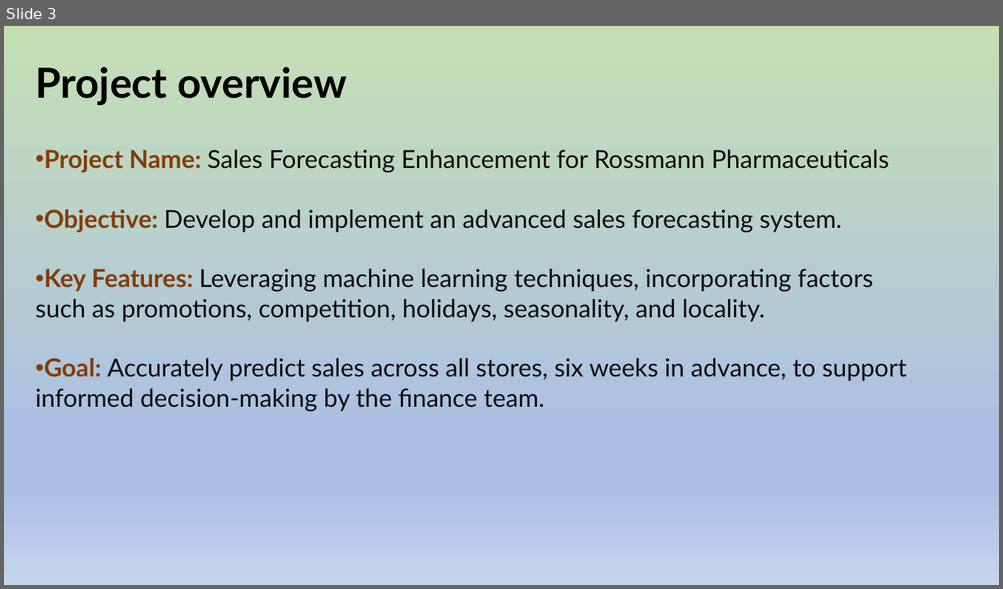
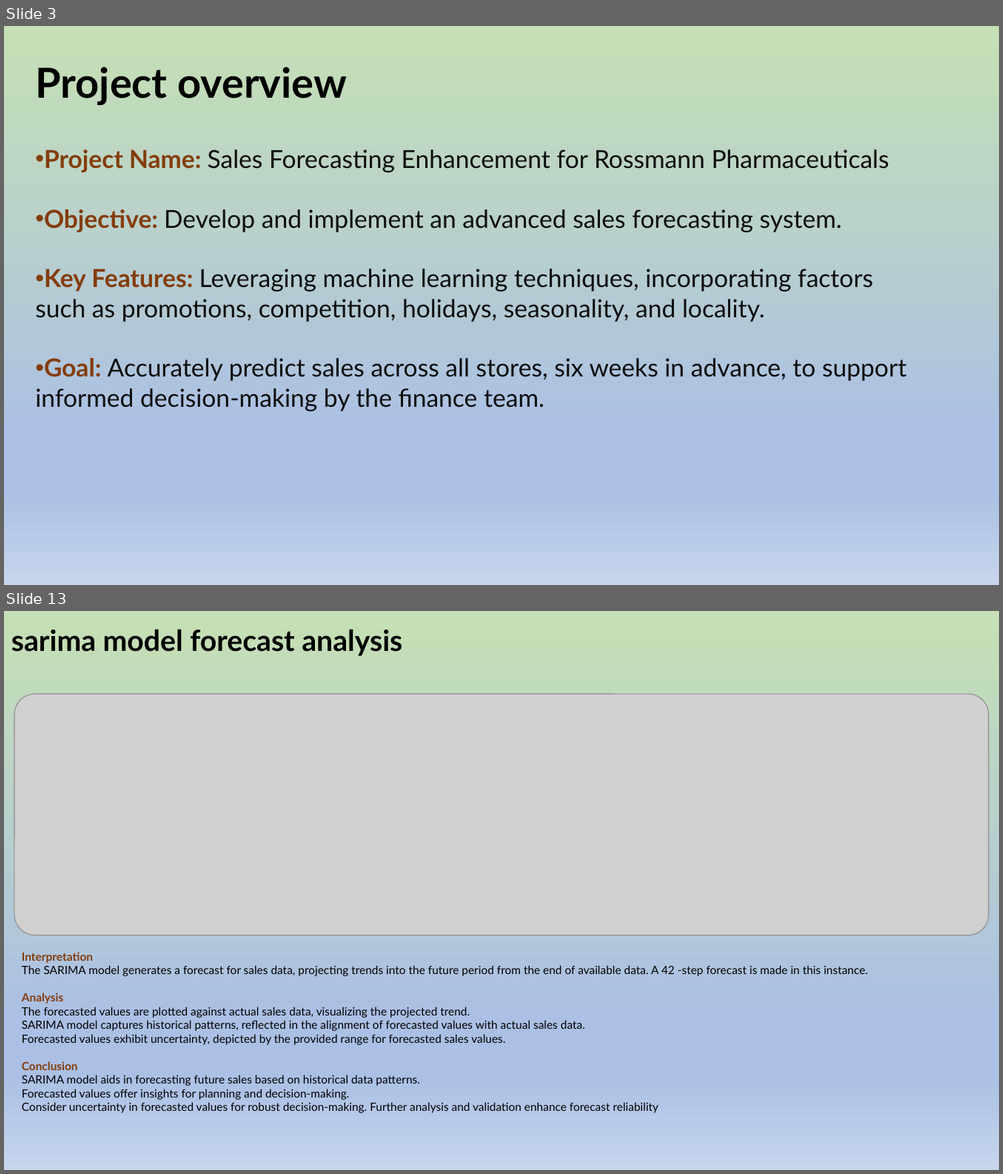
Before and after one commit to Hemamagam/Project-6--Pharmaceutical-Sale-Prediction-, a slide deck: Rossmman Sales Prediction-Project 6-Nexthike.pptx. Shown one above the other, each under a label of ours: slide 3 before the commit, slides 3 and 13 after it; the slides between them are not shown. The pictures are 1003x589 and 1003x1174 pixels, drawn with LibreOffice and Linux fonts; fonts in the diff are those of the drawing; grey boxes stand for pictures. Boxes give left, top, right and bottom in pixels: in the first picture for what was removed or moved away, otherwise in the second. Text is boxed around its words. In the diff, an @@ line names an element or a change of style, - is before the commit and + after.

Commit message:
Rossmann Sales prediction -PPT
Rossmann Sales prediction -PPT

```diff
--- a/Rossmman Sales Prediction-Project 6-Nexthike.pptx
+++ b/Rossmman Sales Prediction-Project 6-Nexthike.pptx
@@ slide 13 added at bbox=[4, 611, 999, 1170], background gradient #C5E0B4 to #ABC0E4 to #C7D5ED @@
@@ text added at bbox=[11, 629, 402, 656], 28 pt, text #000000, bold @@
+sarima model forecast analysis
@@ picture added at bbox=[14, 694, 989, 936] @@
@@ text added at bbox=[22, 952, 868, 1113], 11 pt, text #000000 @@
+Interpretation
+The SARIMA model generates a forecast for sales data, projecting trends into the future period from the end of available data. A 42 -step forecast is made in this instance.
+Analysis
+The forecasted values are plotted against actual sales data, visualizing the projected trend.
+SARIMA model captures historical patterns, reflected in the alignment of forecasted values with actual sales data.
+Forecasted values exhibit uncertainty, depicted by the provided range for forecasted sales values.
+Conclusion
+SARIMA model aids in forecasting future sales based on historical data patterns.
+Forecasted values offer insights for planning and decision-making.
+Consider uncertainty in forecasted values for robust decision-making. Further analysis and validation enhance forecast reliability
```
Also in this commit, not shown: 2 slides changed, 9 other slides added, 3 slides removed.
